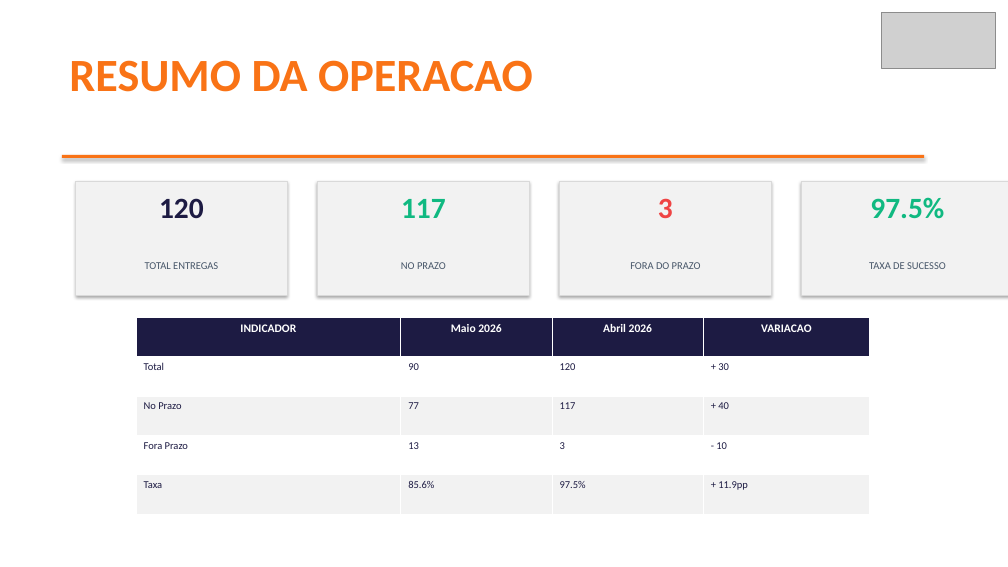
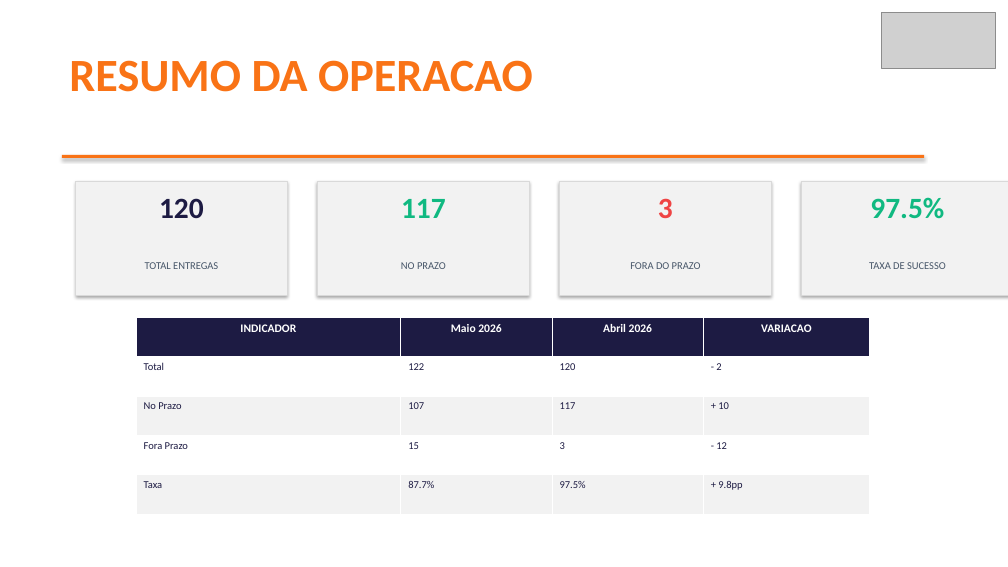
Before and after one commit to brendaelicia-sketch/PortoEX, a slide deck: slide 2 of BSG_BIJOU_BRASIL_COMERCIO_VARE.pptx. Drawn at 1008x567 pixels with LibreOffice and Linux fonts; fonts in the diff are those of the drawing; grey boxes stand for pictures. Boxes give left, top, right and bottom in pixels: in the first picture for what was removed or moved away, otherwise in the second. Text is boxed around its words. In the diff, an @@ line names an element or a change of style, - is before the commit and + after.

```diff
--- a/BSG_BIJOU_BRASIL_COMERCIO_VARE.pptx
+++ b/BSG_BIJOU_BRASIL_COMERCIO_VARE.pptx
@@ table at (x1=136, y1=318, x2=870, y2=514) @@
-row 2, column 2: 90
+row 2, column 2: 122
-row 2, column 4: + 30
+row 2, column 4: - 2
-row 3, column 2: 77
+row 3, column 2: 107
-row 3, column 4: + 40
+row 3, column 4: + 10
-row 4, column 2: 13
+row 4, column 2: 15
-row 4, column 4: - 10
+row 4, column 4: - 12
-row 5, column 2: 85.6%
+row 5, column 2: 87.7%
-row 5, column 4: + 11.9pp
+row 5, column 4: + 9.8pp
```
Also in this commit, not shown: 1 other slide changed, 22 other files.
